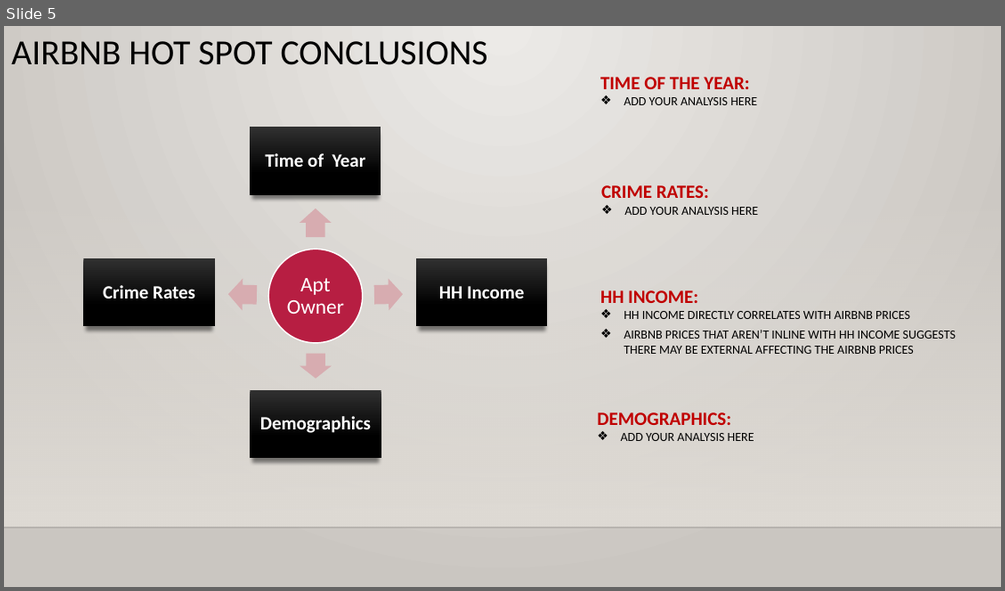
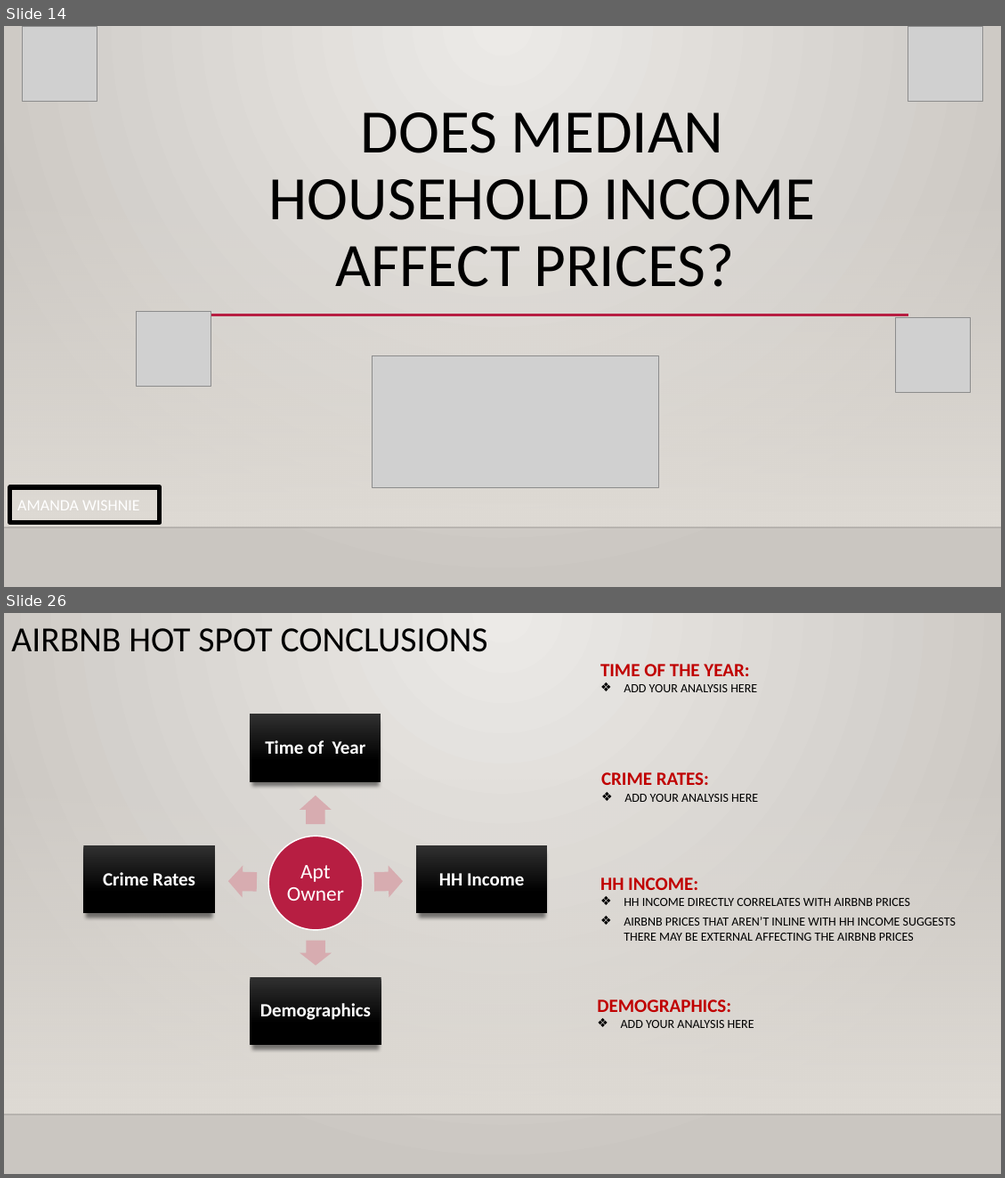
Before and after one commit to mjvillacresesn/Airbnb, a slide deck: AirBnB_HotSpots.pptx. Shown one above the other, each under a label of ours: slide 5 before the commit, slides 14 and 26 after it; the slides between them are not shown. The pictures are 1005x591 and 1005x1178 pixels, drawn with LibreOffice and Linux fonts; fonts in the diff are those of the drawing; grey boxes stand for pictures; background and template pictures are left out. Boxes give left, top, right and bottom in pixels: in the first picture for what was removed or moved away, otherwise in the second. Text is boxed around its words. In the diff, an @@ line names an element or a change of style, - is before the commit and + after.

```diff
--- a/AirBnB_HotSpots.pptx
+++ b/AirBnB_HotSpots.pptx
@@ slide 14 added at box(4, 26, 1001, 587), background gradient #ECEAE7 to #CAC7C1; not listed: 2 template elements that a slide beside it also shows @@
@@ picture added at box(23, 26, 97, 101) @@
@@ picture added at box(907, 26, 982, 101) @@
@@ title added at box(269, 112, 814, 287), 59.4 pt, text #000000 @@
+DOES MEDIAN HOUSEHOLD INCOME AFFECT PRICES?
@@ picture added at box(137, 312, 211, 386) @@
@@ line added from (202, 314) to (908, 314), #B71E42 2.5 pt @@
@@ picture added at box(895, 318, 970, 393) @@
@@ picture added at box(372, 356, 657, 487) @@
@@ subtitle added at box(10, 487, 160, 523), outline #000000 4.5 pt, 15.3 pt, text #FFFFFF @@
+AMANDA WISHNIE
@@ what was slide 5 is now slide 26 @@
```
Also in this commit, not shown: 3 slides changed, 20 other slides added, 1 slide removed.
